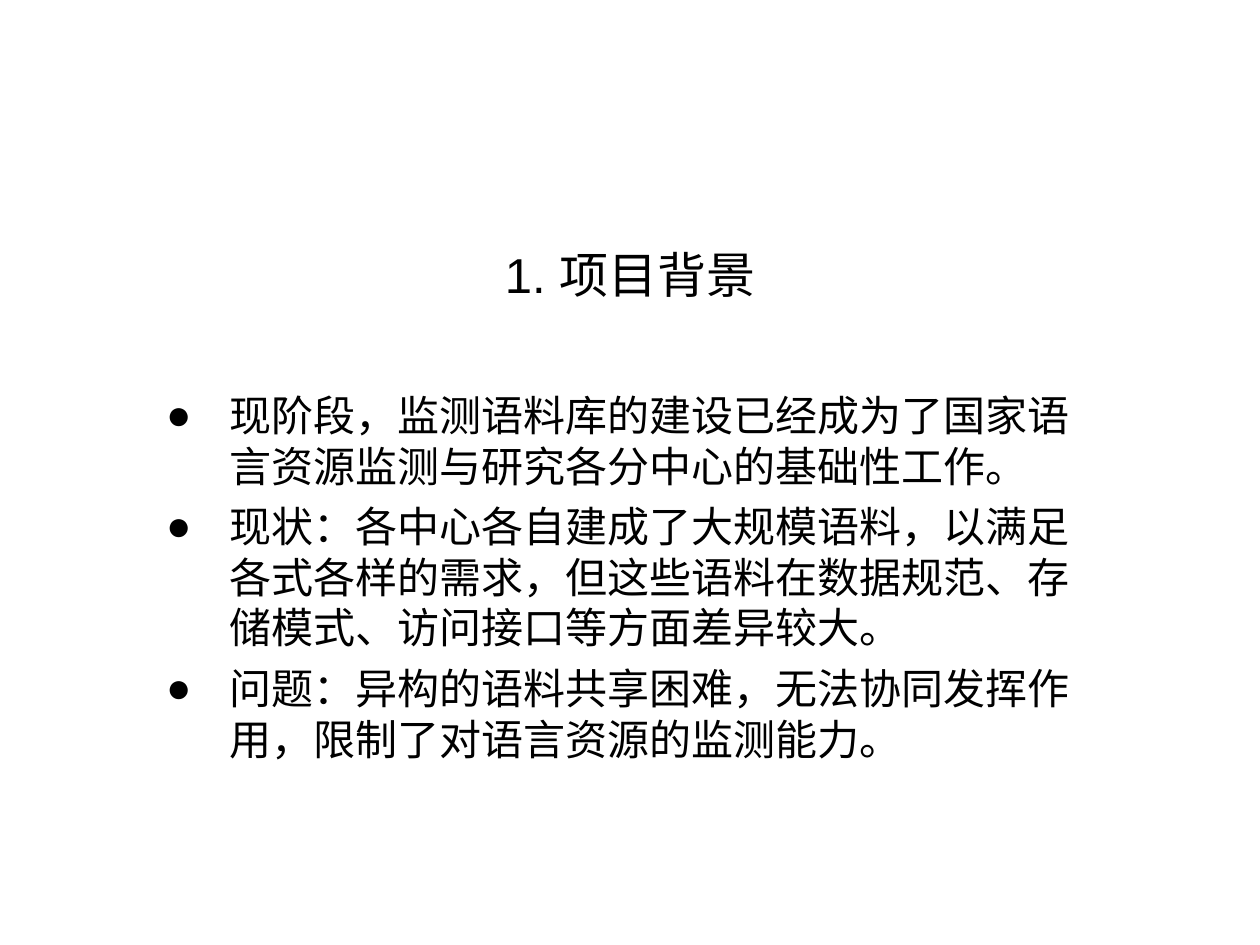
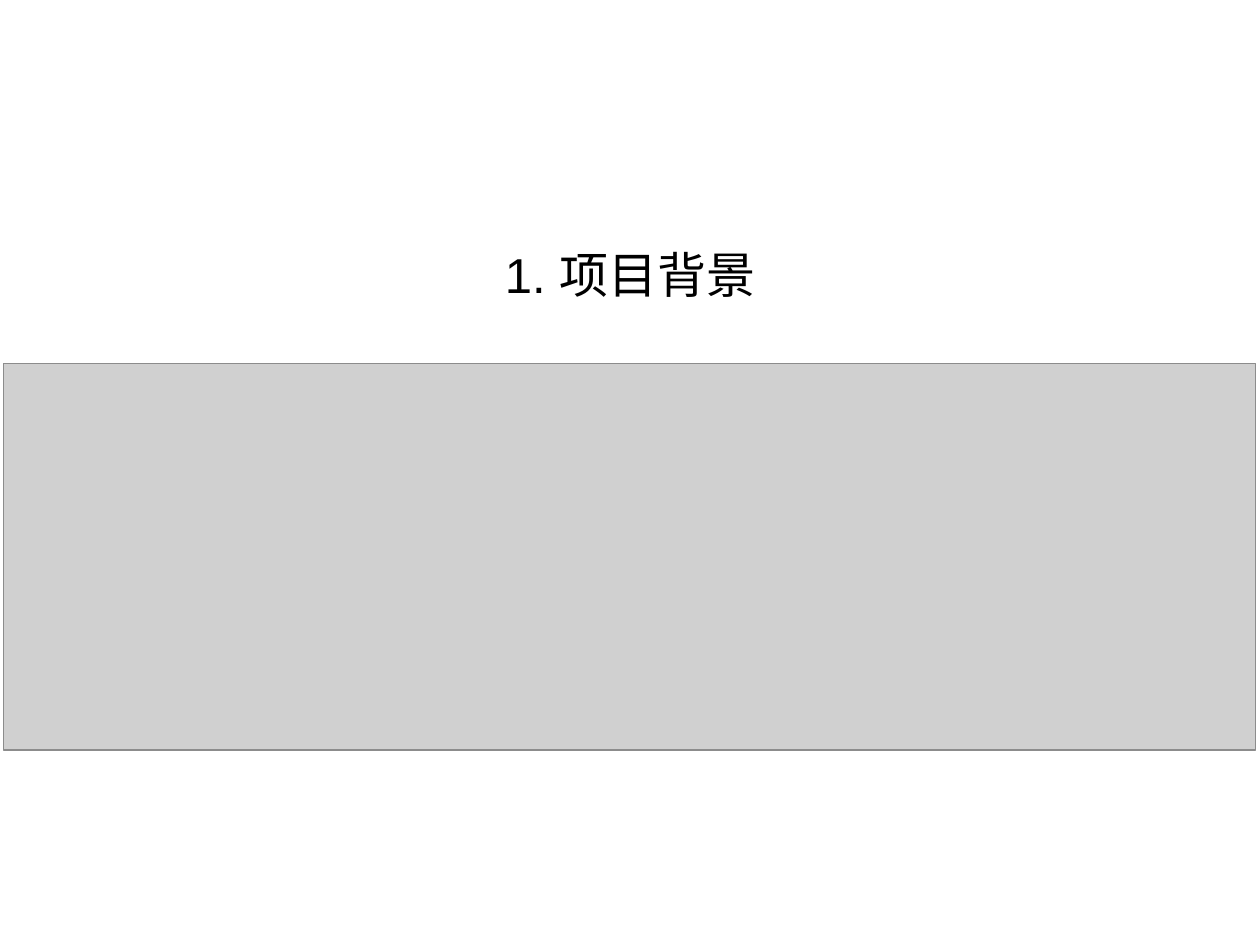
Before and after one commit to shqcandy/Report, a slide deck: slide 3 of 2015 08~08 大连/报告_v3.ppt (slide 4 before the commit). Drawn at 1260x945 pixels with LibreOffice and Linux fonts; fonts in the diff are those of the drawing; grey boxes stand for pictures; background and template pictures are left out. Boxes give left, top, right and bottom in pixels: in the first picture for what was removed or moved away, otherwise in the second. Text is boxed around its words. In the diff, an @@ line names an element or a change of style, - is before the commit and + after.

```diff
--- a/2015 08~08 大连/报告_v3.ppt
+++ b/2015 08~08 大连/报告_v3.ppt
@@ picture added at (4,364,1256,751) @@
@@ text removed at (229,395,1069,760) @@
-● 现阶段，监测语料库的建设已经成为了国家语言资源监测与研究各分中心的基础性工作。
-● 现状：各中心各自建成了大规模语料，以满足各式各样的需求，但这些语料在数据规范、存储模式、访问接口等方面差异较大。
-● 问题：异构的语料共享困难，无法协同发挥作用，限制了对语言资源的监测能力。
```
Also in this commit, not shown: 4 other slides changed, 1 slide removed, 2 other files.
